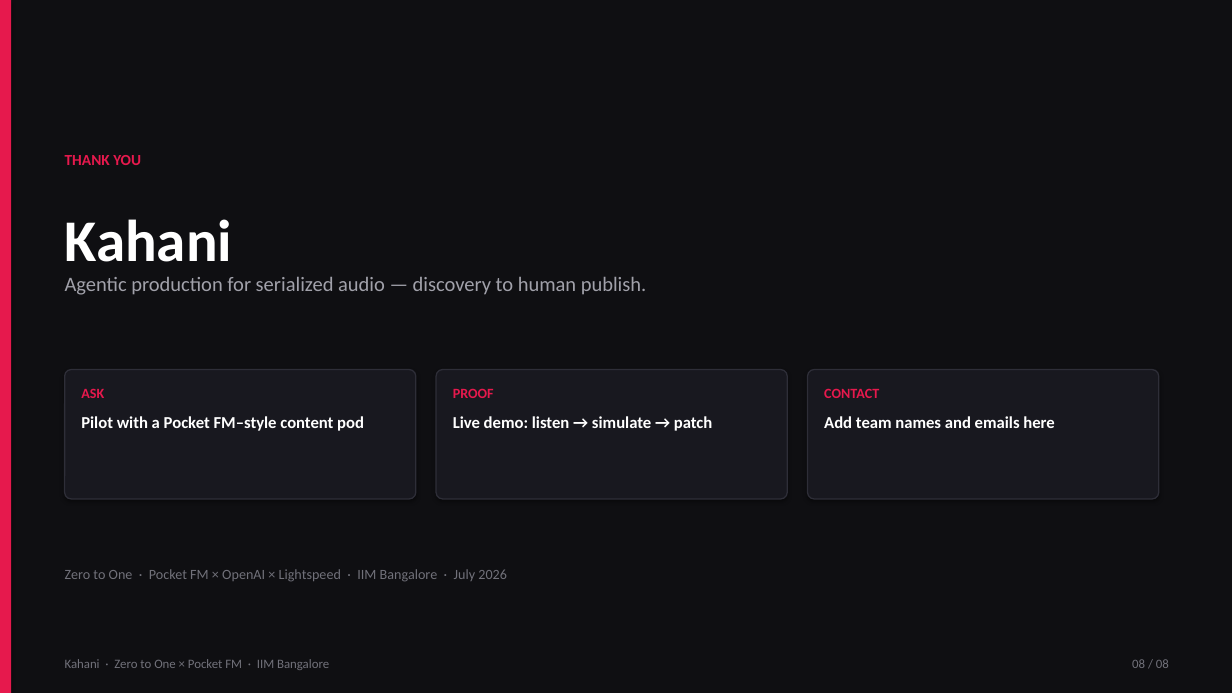
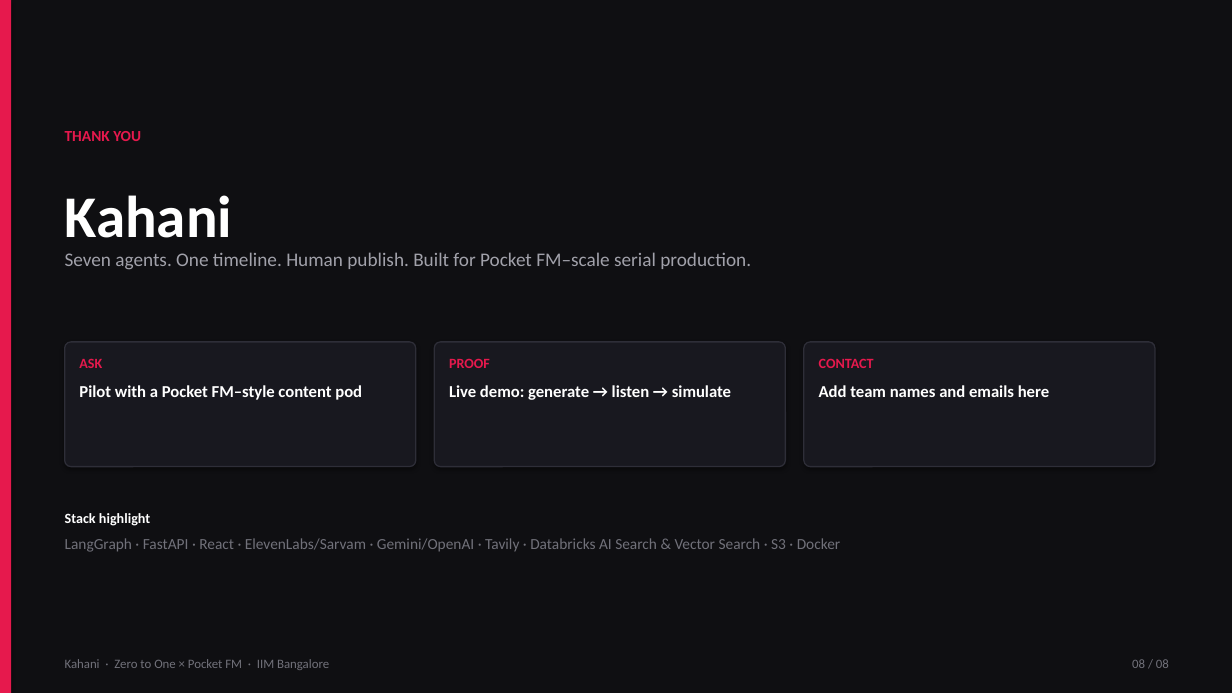
Before and after one commit to hiteshshimpi-55/Kahani-Studio, a slide deck: slide 8 of docs/pitch/Kahani_ZeroToOne_Pitch.pptx. Drawn at 1232x693 pixels with LibreOffice and Linux fonts; fonts in the diff are those of the drawing. Boxes give left, top, right and bottom in pixels: in the first picture for what was removed or moved away, otherwise in the second. Text is boxed around its words. In the diff, an @@ line names an element or a change of style, - is before the commit and + after.

```diff
--- a/docs/pitch/Kahani_ZeroToOne_Pitch.pptx
+++ b/docs/pitch/Kahani_ZeroToOne_Pitch.pptx
@@ text "THANK YOU": place and size @@
-text "THANK YOU" at bbox=[65, 155, 141, 165]
+text "THANK YOU" at bbox=[65, 131, 141, 141]
@@ text "Kahani": place and size @@
-text "Kahani" at bbox=[65, 219, 233, 262]
+text "Kahani" at bbox=[65, 195, 233, 238]
@@ text at bbox=[65, 252, 751, 270]: text changed; size 16 to 15 pt @@
-Agentic production for serialized audio — discovery to human publish.
+Seven agents. One timeline. Human publish. Built for Pocket FM–scale serial production.
@@ rounded rectangle "ASK": place and size @@
-rounded rectangle "ASK" at bbox=[65, 370, 416, 499]
+rounded rectangle "ASK" at bbox=[65, 342, 416, 467]
@@ rounded rectangle "PROOF": place and size @@
-rounded rectangle "PROOF" at bbox=[436, 370, 787, 499]
+rounded rectangle "PROOF" at bbox=[434, 342, 786, 467]
@@ text in rounded rectangle at bbox=[449, 358, 490, 368]: line spacing 1.12 to 1.1 @@
@@ line spacing 1.12 to 1.1 in 4 elements at bbox=[65, 195, 233, 238], bbox=[65, 131, 141, 141], bbox=[65, 342, 416, 467], bbox=[804, 342, 1155, 467] @@
@@ rounded rectangle "CONTACT": place and size @@
-rounded rectangle "CONTACT" at bbox=[808, 370, 1159, 499]
+rounded rectangle "CONTACT" at bbox=[804, 342, 1155, 467]
@@ text in rounded rectangle at bbox=[449, 385, 731, 400]: text changed @@
-Live demo: listen → simulate → patch
+Live demo: generate → listen → simulate
@@ text at bbox=[65, 513, 841, 552]: text changed; size 11 to 12 pt @@
-Zero to One · Pocket FM × OpenAI × Lightspeed · IIM Bangalore · July 2026
+Stack highlight
+LangGraph · FastAPI · React · ElevenLabs/Sarvam · Gemini/OpenAI · Tavily · Databricks AI Search & Vector Search · S3 · Docker
```
Also in this commit, not shown: 1 other slide changed, 6 slides added, 6 slides removed, 21 other files.
